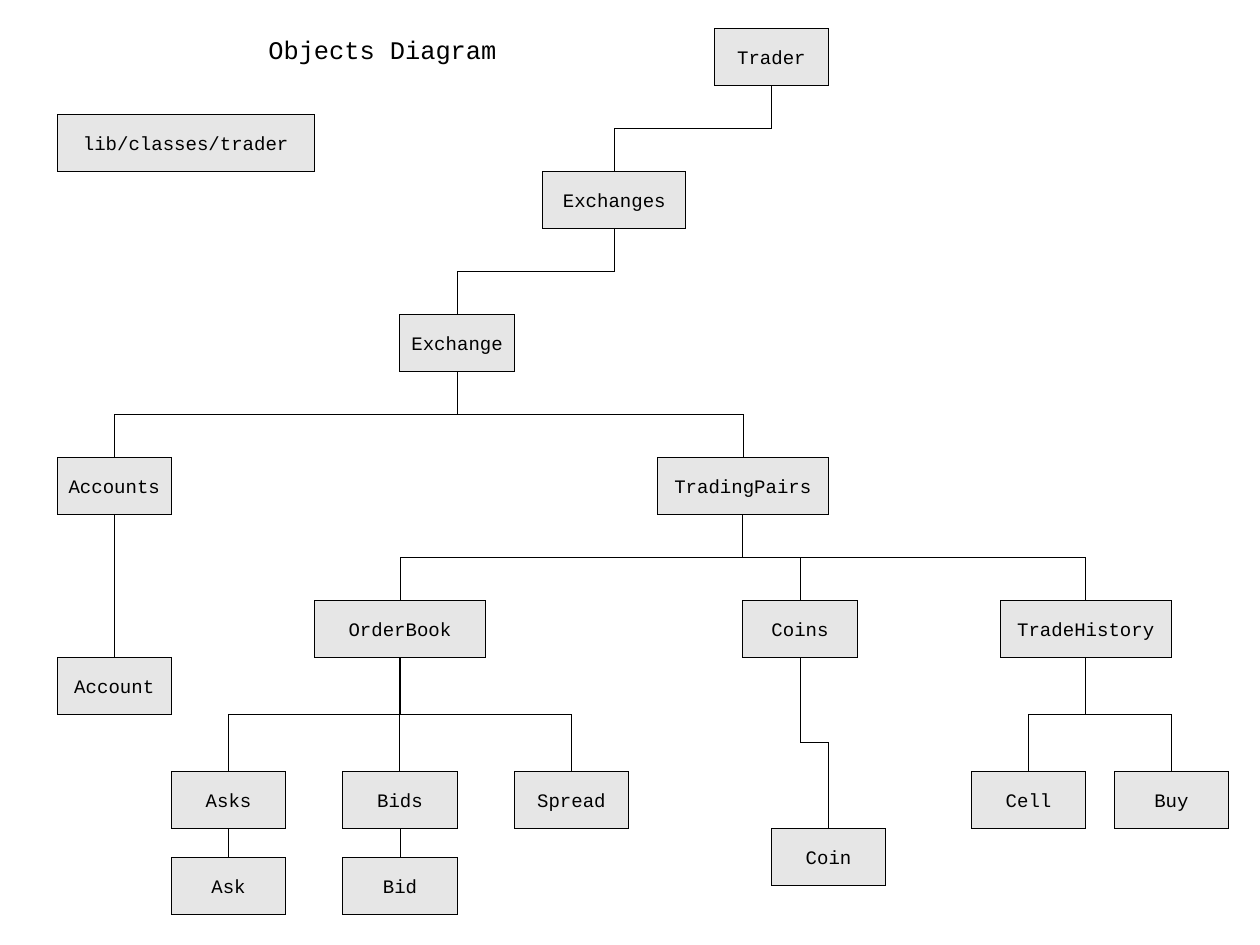
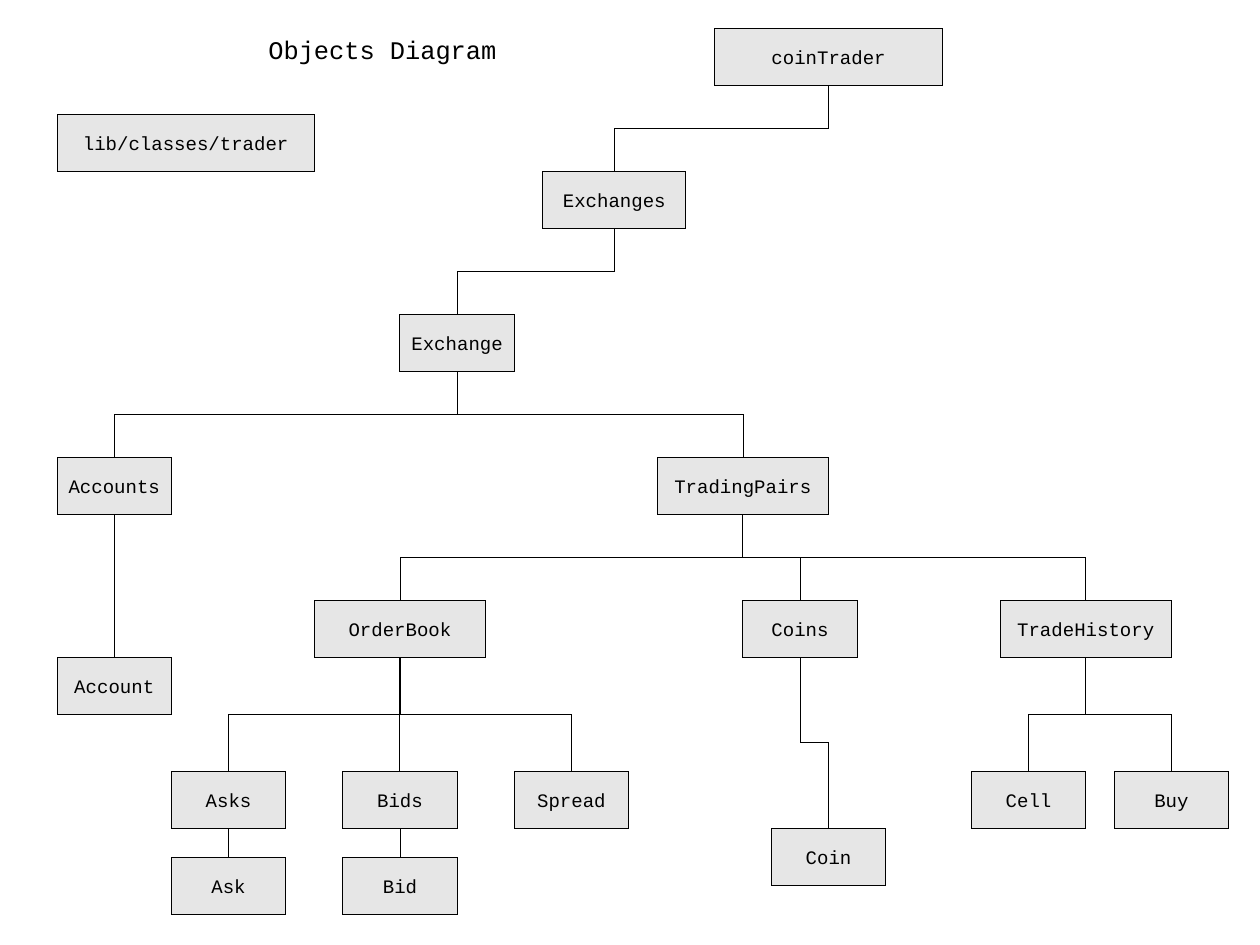
Before and after one commit to JamesLeB/Stout, a slide deck: slide 2 of Documents/trader.odp. Drawn at 1260x945 pixels with LibreOffice and Linux fonts; fonts in the diff are those of the drawing. Boxes give left, top, right and bottom in pixels: in the first picture for what was removed or moved away, otherwise in the second. Text is boxed around its words. In the diff, an @@ line names an element or a change of style, - is before the commit and + after.

Commit message:
update doc

```diff
--- a/Documents/trader.odp
+++ b/Documents/trader.odp
@@ rectangle "coinTrader": place and size @@
-rectangle "coinTrader" at (715, 29, 829, 86)
+rectangle "coinTrader" at (715, 29, 943, 86)
@@ text in rectangle at (771, 51, 885, 65): text changed @@
-Trader
+coinTrader
@@ elbow line moved from (772, 86) - (614, 172) to (829, 86) - (614, 172) @@
```
